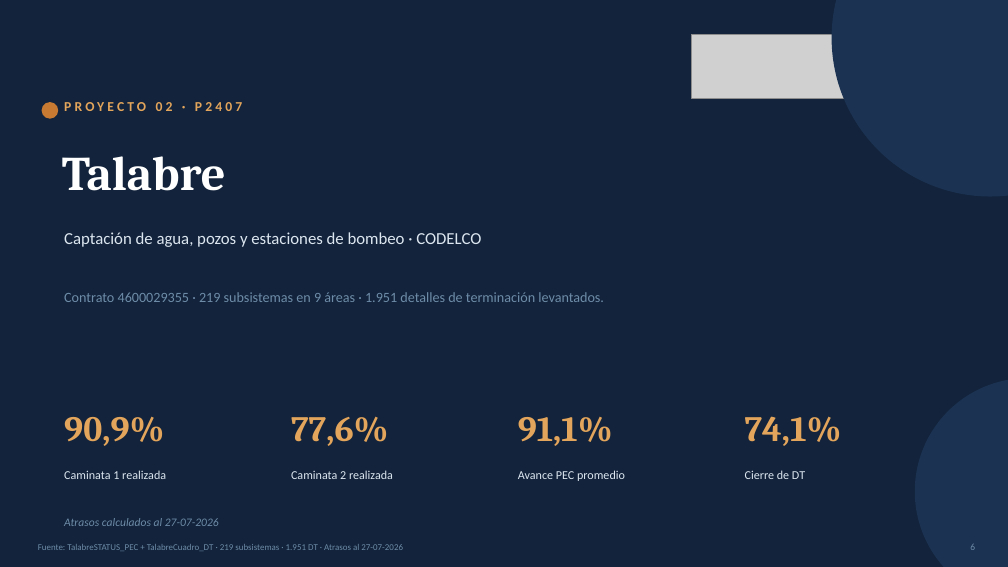
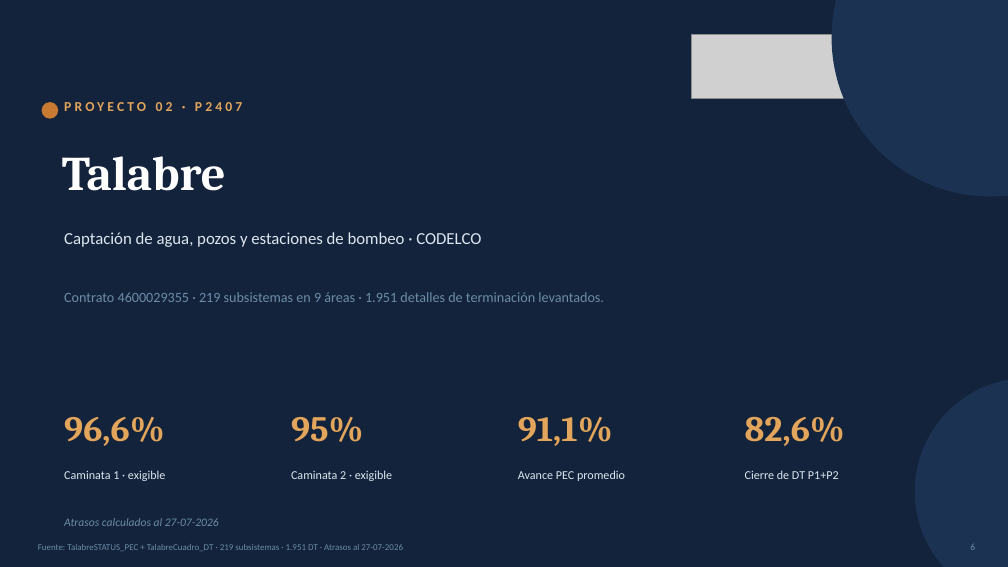
Before and after one commit to tdkvalex/Dashboard-HSEQ, a slide deck: slide 6 of panel_control_TOP_P1/Panel_Control_TOP_P1.pptx. Drawn at 1008x567 pixels with LibreOffice and Linux fonts; fonts in the diff are those of the drawing; grey boxes stand for pictures. Boxes give left, top, right and bottom in pixels: in the first picture for what was removed or moved away, otherwise in the second. Text is boxed around its words. In the diff, an @@ line names an element or a change of style, - is before the commit and + after.

```diff
--- a/panel_control_TOP_P1/Panel_Control_TOP_P1.pptx
+++ b/panel_control_TOP_P1/Panel_Control_TOP_P1.pptx
@@ text at (64, 417, 164, 446): text changed @@
-90,9%
+96,6%
@@ text at (291, 417, 363, 442): text changed @@
-77,6%
+95%
@@ text at (745, 416, 845, 446): text changed @@
-74,1%
+82,6%
@@ text at (64, 470, 165, 481): text changed @@
-Caminata 1 realizada
+Caminata 1 · exigible
@@ text at (291, 470, 392, 481): text changed @@
-Caminata 2 realizada
+Caminata 2 · exigible
@@ text at (745, 470, 839, 479): text changed @@
-Cierre de DT
+Cierre de DT P1+P2
```
Also in this commit, not shown: 2 other slides changed, 9 other files.
